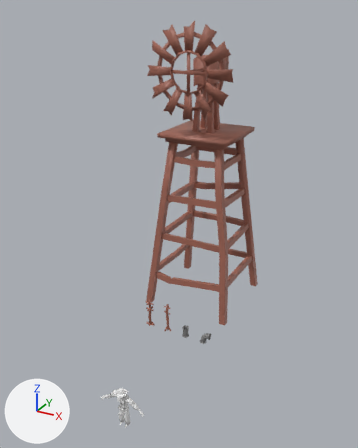
Two versions of the Blender file Modelos/Cenario Cowboy/breder semestre2 semana 3.blend, one commit apart.
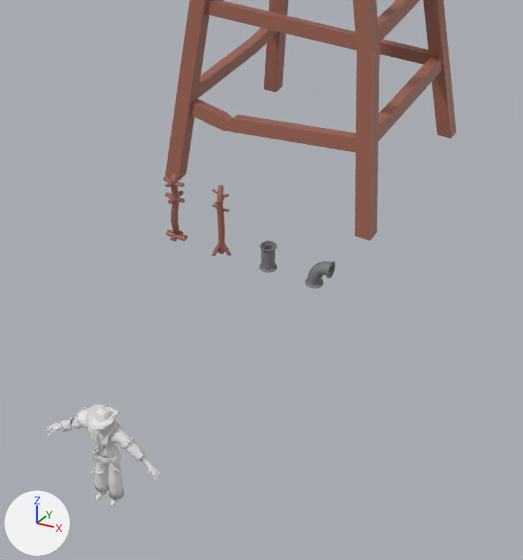
Old and new are each drawn whole from a camera (50 mm lens) standing at (10.33, -11.62, 14.66) and looking at (0.68, 5.91, 5.89) and again close up on the part from 23% to 79% of the width and 52% to 100% of the height. The lights are fixed; the arrows at lower left show +X, +Y and +Z.

In view in the first close-up: 'GuardaChapeu.1', 'MoinhoVento', 'cowboy'.
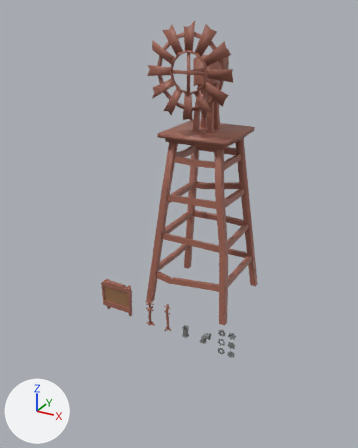
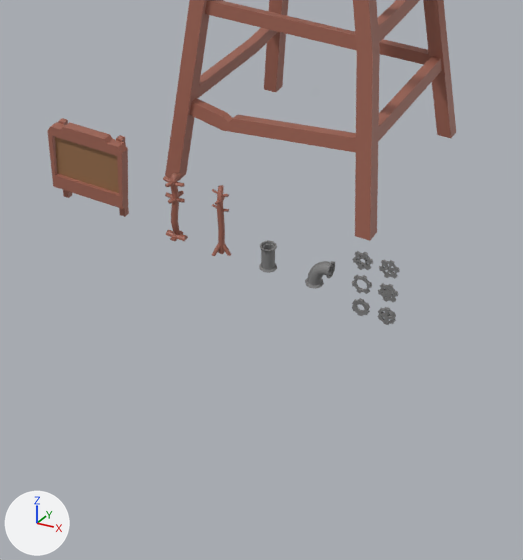
Commit message: mural e engrenagens

Edits to the bpy script that builds the scene:
```text
Add mat_material_marrom2:
    mat_material_marrom2 = principled_material('Material.marrom2')
    mat_material_marrom2.base_color = (0.313, 0.157, 0.0725)  # brown #986e4c
Add me_engrenagem_6:
    me_engrenagem_6.from_pydata(...)  # 80 vertices, 86 faces; spans x -0.165..0.165, y -0.029..0.029, z -0.165..0.165
    me_engrenagem_6.polygons.foreach_set('use_smooth', [True] * 86)
    me_engrenagem_6.materials.append(mat_material)  # grey #7e7e7e
Add me_engrenagem_5:
    me_engrenagem_5.from_pydata(...)  # 120 vertices, 132 faces; spans x -0.187..0.187, y -0.023..0.023, z -0.187..0.187
    me_engrenagem_5.polygons.foreach_set('use_smooth', [True] * 132)
    me_engrenagem_5.materials.append(mat_material)  # grey #7e7e7e
Add me_engrenagem_4:
    me_engrenagem_4.from_pydata(...)  # 120 vertices, 132 faces; spans x -0.187..0.187, y -0.019..0.019, z -0.187..0.187
    me_engrenagem_4.polygons.foreach_set('use_smooth', [True] * 132)
    me_engrenagem_4.materials.append(mat_material)  # grey #7e7e7e
Add me_engrenagem_3:
    me_engrenagem_3.from_pydata(...)  # 120 vertices, 132 faces; spans x -0.187..0.187, y -0.025..0.025, z -0.187..0.187
    me_engrenagem_3.polygons.foreach_set('use_smooth', [True] * 132)
    me_engrenagem_3.materials.append(mat_material)  # grey #7e7e7e
Add me_engrenagem_2:
    me_engrenagem_2.from_pydata(...)  # 72 vertices, 72 faces; spans x -0.187..0.187, y -0.029..0.029, z -0.187..0.187
    me_engrenagem_2.polygons.foreach_set('use_smooth', [True] * 72)
    me_engrenagem_2.materials.append(mat_material)  # grey #7e7e7e
Add me_engrenagem_1:
    me_engrenagem_1.from_pydata(...)  # 72 vertices, 72 faces; spans x -0.165..0.165, y -0.029..0.029, z -0.165..0.165
    me_engrenagem_1.polygons.foreach_set('use_smooth', [True] * 72)
    me_engrenagem_1.materials.append(mat_material)  # grey #7e7e7e
Add me_mural:
    me_mural.from_pydata(...)  # 48 vertices, 38 faces; spans x -0.88..0.88, y -0.1..0.22, z 0.0..1.8
    # faces by material slot: [37, 1]
    me_mural.materials.append(mat_material_marrom)  # brown #a16656
    me_mural.materials.append(mat_material_marrom2)  # brown #986e4c
Change ob_cowboy:
    ob_cowboy.location: (1.56, 0.0, 0.0) -> (6.95, 0.0, 0.0)
    add ob_cowboy.hide_set(True)
Add ob_engrenagem_6:
    ob_engrenagem_6 = bpy.data.objects.new('Engrenagem.6', me_engrenagem_6)
    ob_engrenagem_6.location = (3.49, 5.77, 0.0)
Add ob_engrenagem_5:
    ob_engrenagem_5 = bpy.data.objects.new('Engrenagem.5', me_engrenagem_5)
    ob_engrenagem_5.location = (3.49, 5.77, 0.5)
Add ob_engrenagem_4:
    ob_engrenagem_4 = bpy.data.objects.new('Engrenagem.4', me_engrenagem_4)
    ob_engrenagem_4.location = (3.49, 5.77, 1.0)
Add ob_engrenagem_3:
    ob_engrenagem_3 = bpy.data.objects.new('Engrenagem.3', me_engrenagem_3)
    ob_engrenagem_3.location = (2.99, 5.77, 1.0)
Add ob_engrenagem_2:
    ob_engrenagem_2 = bpy.data.objects.new('Engrenagem.2', me_engrenagem_2)
    ob_engrenagem_2.location = (2.99, 5.77, 0.5)
Add ob_engrenagem_1:
    ob_engrenagem_1 = bpy.data.objects.new('Engrenagem.1', me_engrenagem_1)
    ob_engrenagem_1.location = (2.99, 5.77, 0.0)
Add ob_mural:
    ob_mural = bpy.data.objects.new('Mural', me_mural)
    ob_mural.location = (-3.0, 6.0, 0.0)
```

Changed parts and their boxes [x1, y1, x2, y2] in the close-ups (523 x 560 px):
'Mural', added (brown)
    after: [48, 118, 129, 217]
    faces in mat_material_marrom (brown #a16656): [48, 118, 129, 217]
    faces in mat_material_marrom2 (brown #986e4c): [55, 137, 119, 193]
'cowboy', hidden
    before: [45, 404, 161, 507]
'Engrenagem.5', added
    after: [378, 283, 398, 302]
'Engrenagem.3', added
    after: [353, 251, 373, 270]
'Engrenagem.4', added
    after: [379, 259, 400, 279]
'Engrenagem.6', added
    after: [378, 307, 396, 325]
'Engrenagem.1', added
    after: [352, 298, 370, 316]
'Engrenagem.2', added
    after: [351, 274, 372, 294]
